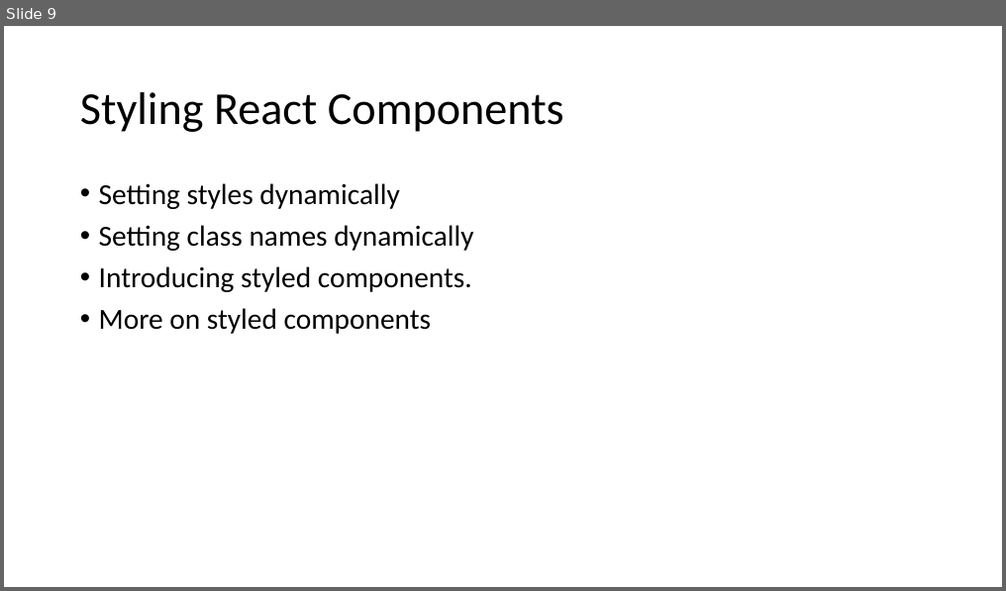
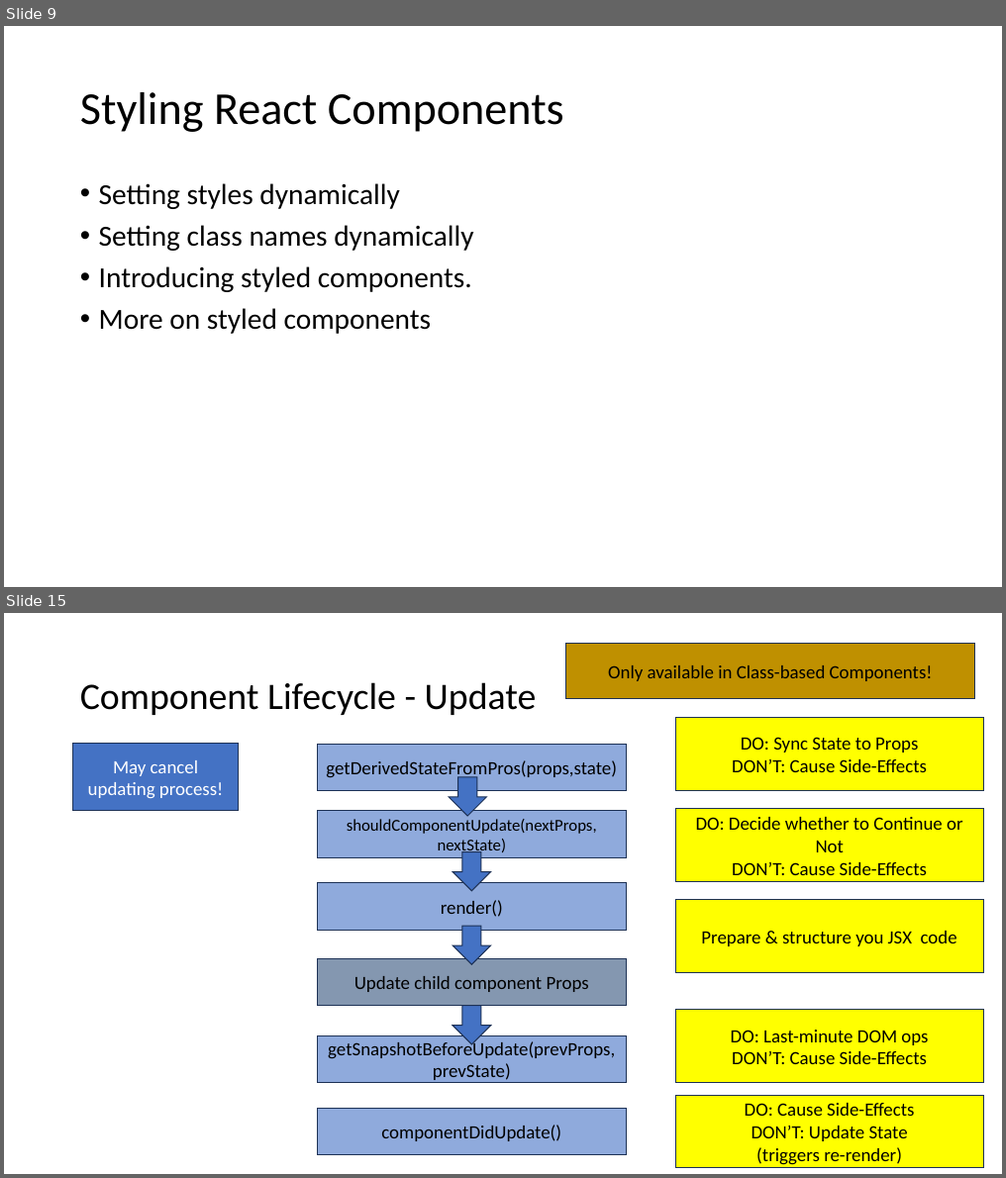
Before and after one commit to PiyushChaturvedii/Batch04, a slide deck: Reactjs.pptx. Shown one above the other, each under a label of ours: slide 9 before the commit, slides 9 and 15 after it; the slides between them are not shown. The pictures are 1006x591 and 1006x1178 pixels, drawn with LibreOffice and Linux fonts; fonts in the diff are those of the drawing. Boxes give left, top, right and bottom in pixels: in the first picture for what was removed or moved away, otherwise in the second. Text is boxed around its words. In the diff, an @@ line names an element or a change of style, - is before the commit and + after.

Commit message:
lifecycleprops

```diff
--- a/Reactjs.pptx
+++ b/Reactjs.pptx
@@ slide 15 added at <box>4,613,1002,1174</box>, background #FFFFFF @@
@@ rectangle added at <box>566,643,975,699</box>, fill #BF9000, outline #1E3256 1 pt, 18 pt, text #000000 @@
+Only available in Class-based Components!
@@ title added at <box>80,682,537,715</box>, 36 pt, text #000000 @@
+Component Lifecycle - Update
@@ rectangle added at <box>675,718,984,791</box>, fill #FFFF00, outline #1E3256 1 pt, 18 pt, text #000000 @@
+DO: Sync State to Props
+DON’T: Cause Side-Effects
@@ rectangle added at <box>73,744,239,811</box>, fill #4472C4, outline #1E3256 1 pt, 18 pt, text #FFFFFF @@
+May cancel updating process!
@@ rectangle added at <box>318,744,626,791</box>, fill #8FAADC, outline #1E3256 1 pt, 18 pt, text #000000 @@
+getDerivedStateFromPros(props,state)
@@ down arrow added at <box>449,777,487,816</box>, fill #4472C4, outline #1E3256 1 pt @@
@@ rectangle added at <box>318,811,626,858</box>, fill #8FAADC, outline #1E3256 1 pt, 16 pt, text #000000 @@
+shouldComponentUpdate(nextProps, nextState)
@@ rectangle added at <box>675,809,984,882</box>, fill #FFFF00, outline #1E3256 1 pt, 18 pt, text #000000 @@
+DO: Decide whether to Continue or Not
+DON’T: Cause Side-Effects
@@ down arrow added at <box>453,853,491,891</box>, fill #4472C4, outline #1E3256 1 pt @@
@@ rectangle added at <box>318,883,626,931</box>, fill #8FAADC, outline #1E3256 1 pt, 18 pt, text #000000 @@
+render()
@@ rectangle added at <box>675,900,984,973</box>, fill #FFFF00, outline #1E3256 1 pt, 18 pt, text #000000 @@
+Prepare & structure you JSX code
@@ down arrow added at <box>453,926,491,964</box>, fill #4472C4, outline #1E3256 1 pt @@
@@ rectangle added at <box>318,959,626,1006</box>, fill #8497B0, outline #1E3256 1 pt, 18 pt, text #000000 @@
+Update child component Props
@@ down arrow added at <box>453,1006,491,1045</box>, fill #4472C4, outline #1E3256 1 pt @@
@@ rectangle added at <box>675,1010,984,1083</box>, fill #FFFF00, outline #1E3256 1 pt, 18 pt, text #000000 @@
+DO: Last-minute DOM ops
+DON’T: Cause Side-Effects
@@ rectangle added at <box>318,1036,626,1083</box>, fill #8FAADC, outline #1E3256 1 pt, 18 pt, text #000000 @@
+getSnapshotBeforeUpdate(prevProps, prevState)
@@ rectangle added at <box>318,1109,626,1156</box>, fill #8FAADC, outline #1E3256 1 pt, 18 pt, text #000000 @@
+componentDidUpdate()
@@ rectangle added at <box>675,1095,984,1168</box>, fill #FFFF00, outline #1E3256 1 pt, 18 pt, text #000000 @@
+DO: Cause Side-Effects
+DON’T: Update State
+(triggers re-render)
```
Also in this commit, not shown: 5 other slides added, 38 other files.
